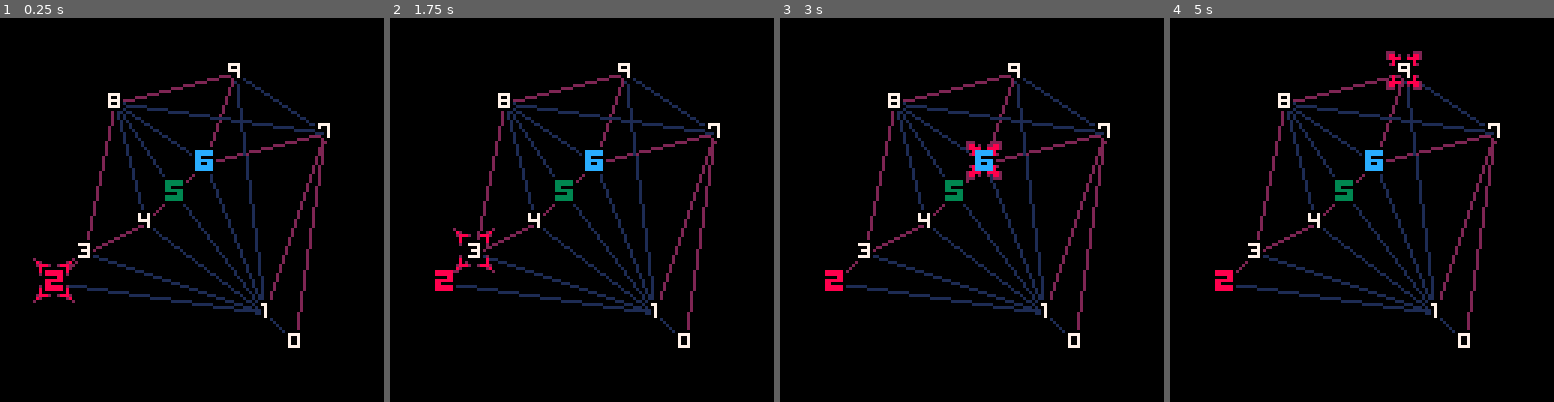
Above: before the commit, frames 1-4 (left to right).
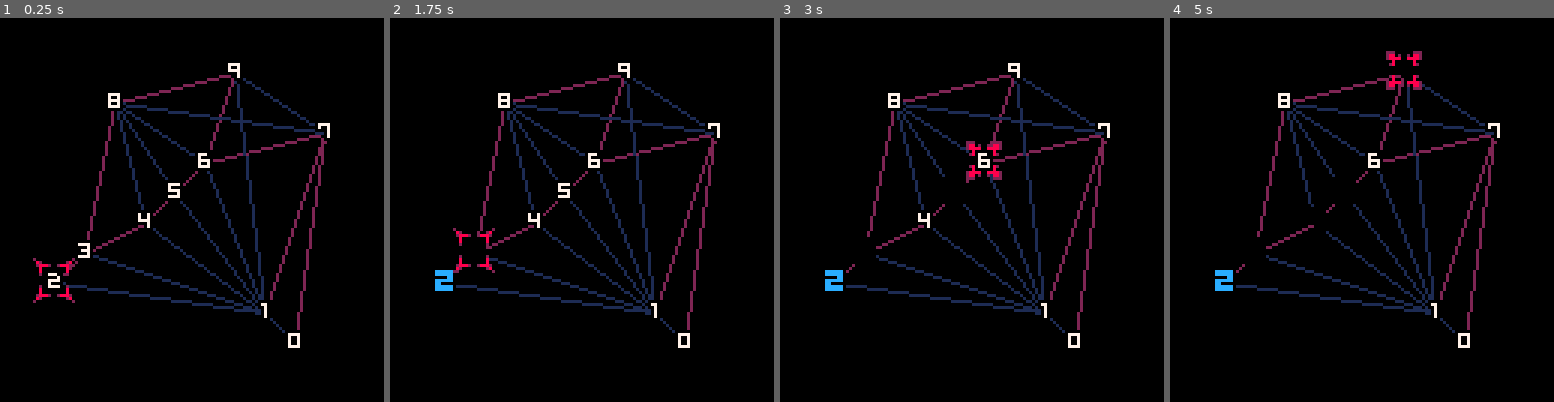
Above: after the commit, the same moments.

Repository: kisonecat/quarder
Game: PICO-8 cartridge fouro.p8
Same seed, same stepped clock (60 frames per second), same inputs: the game is played once before the commit and once after it.
Inputs:
- Up to frame 1 (0.25 s): no input
- Up to frame 2 (1.75 s): tap X (X key) at 0.33, 1.07 s; tap O (Z key) at 0.7, 1.7 s; hold Right from 1.6 s (still down)
- Up to frame 3 (3 s): tap X (X key) at 1.85, 2.97 s; release Right at 2.1 s; tap O (Z key) at 2.1, 2.5, 2.9 s; hold Up 2.15-2.42 s; hold Right from 2.47 s (still down)
- Up to frame 4 (5 s): release Right at 3.03 s; hold Left 3.08-3.58 s; tap O (Z key) every 0.4 s from 3.3 to 4.9 s; hold Down 3.63-3.97 s; hold Right 4.02-4.68 s; tap X (X key) at 4.08 s; hold Up from 4.73 s (still down)

The runs differ from the first frame. In frame 1, 0.7% of the frame differs, in the area x 11-57%, y 33-72%; in frame 2, 0.8%; in frame 3, 0.7%; in frame 4, 0.9%, in the area x 11-63%, y 11-72%.

Commit message:
cards are selectable

Diff:
--- a/fouro.p8
+++ b/fouro.p8
@@ -15,9 +15,7 @@
 for i=1, 10 do
    selected[i] = 0
 end
-selected[1] = 1
-selected[5] = 2
-selected[6] = 3
+selected_count = 0
 
 color_order = { 8, 3, 12}
 
@@ -49,6 +47,11 @@
 function _update()
    local move_x = false
    local move_y = false
+
+   if (btnp(4) or btnp(5)) then
+      selected_count = selected_count + 1
+      selected[px] = selected_count
+   end
 
    if (btnp(1)) then
       px = px + 1
